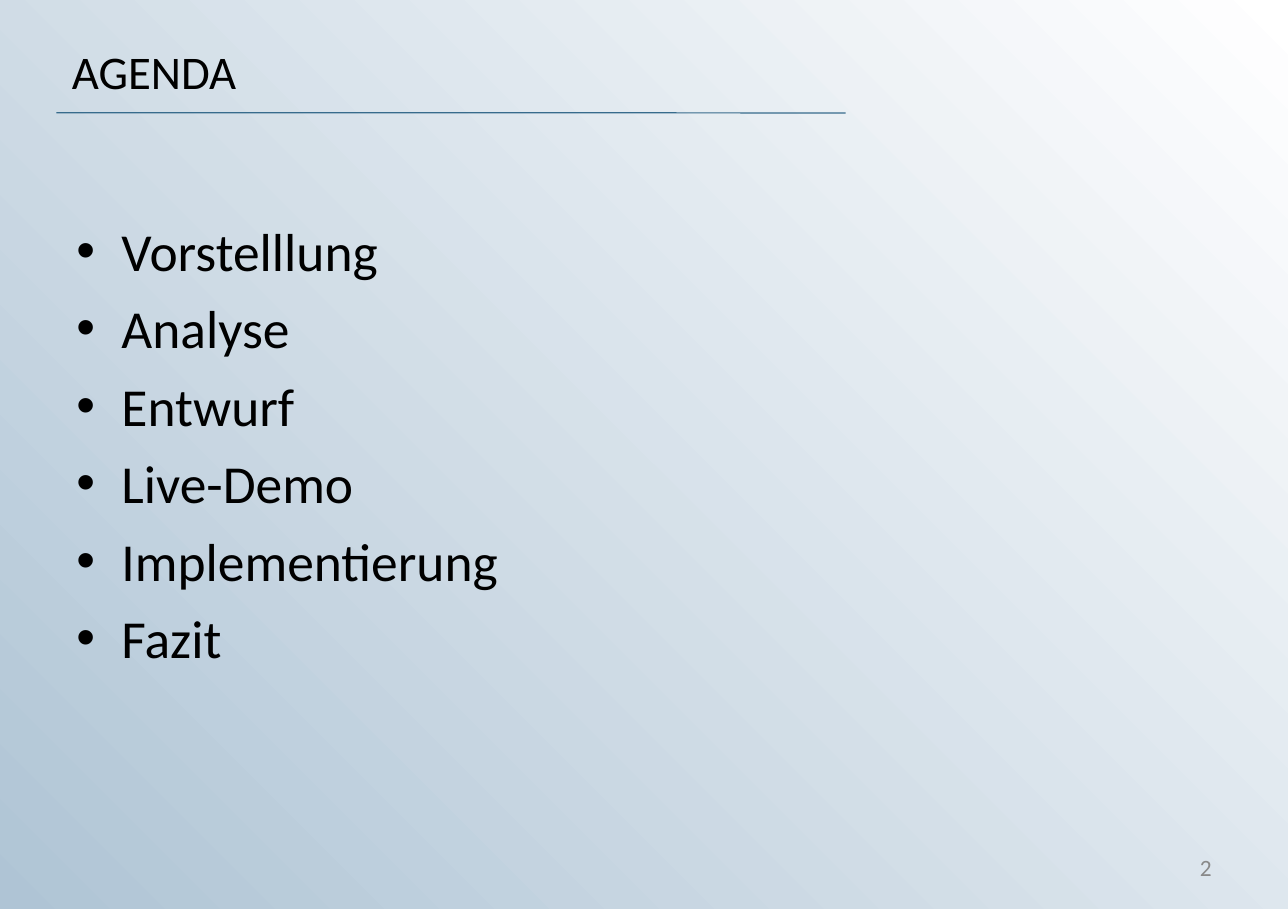
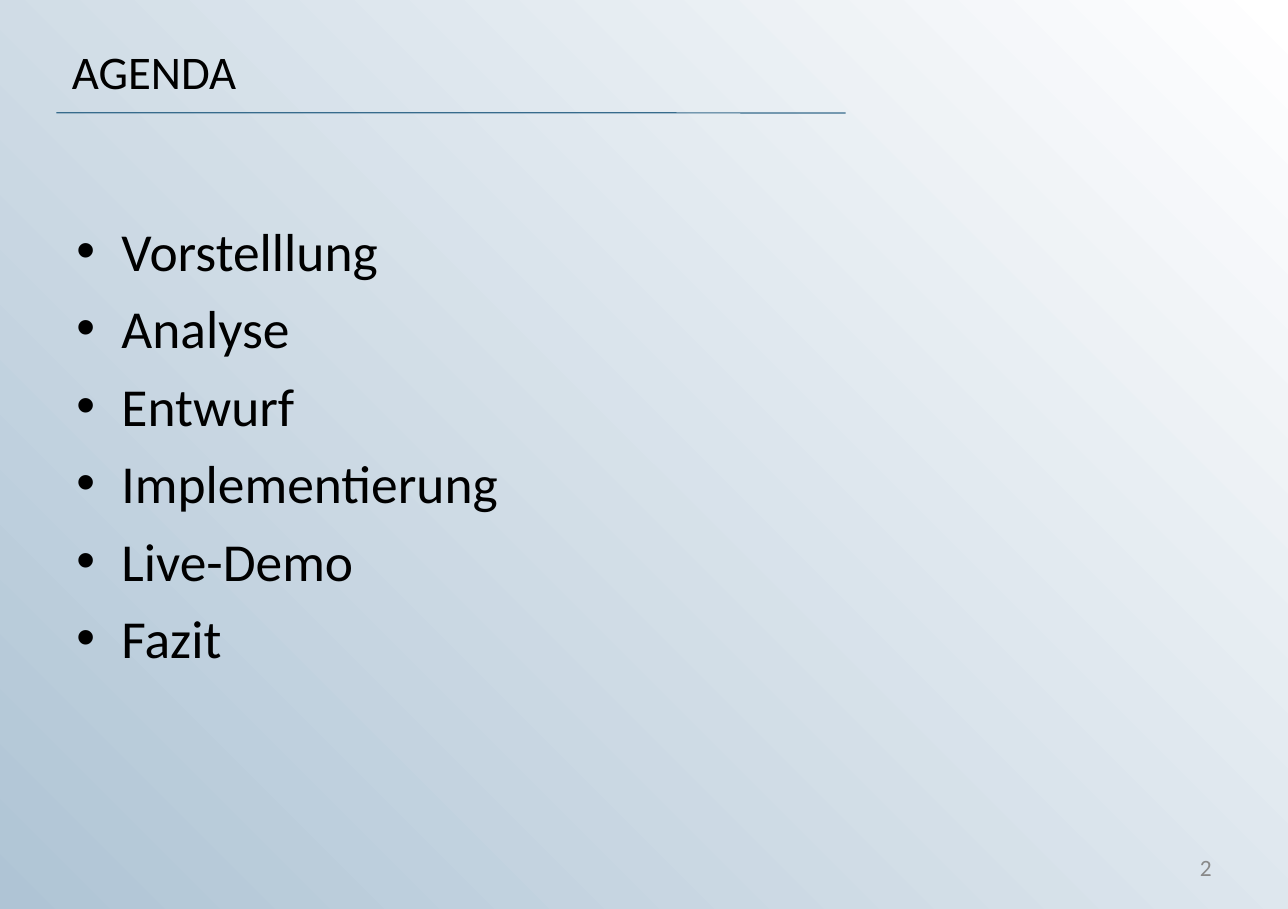
Before and after one commit to KaterinaKirova/Exam-DAVA, a slide deck: slide 2 of Präsentation_DAVA_Prüfung.ppt. Drawn at 1288x909 pixels with LibreOffice and Linux fonts; fonts in the diff are those of the drawing; background and template pictures are left out. Boxes give left, top, right and bottom in pixels: in the first picture for what was removed or moved away, otherwise in the second. Text is boxed around its words. In the diff, an @@ line names an element or a change of style, - is before the commit and + after.

Commit message:
add presentation

```diff
--- a/Präsentation_DAVA_Prüfung.ppt
+++ b/Präsentation_DAVA_Prüfung.ppt
@@ text at [121, 466, 497, 512]: paragraph added @@
+• Implementierung
@@ text at [121, 544, 497, 590]: paragraph removed @@
-• Implementierung
```
Also in this commit, not shown: 1 slide added, 1 slide removed, 4 other files.
